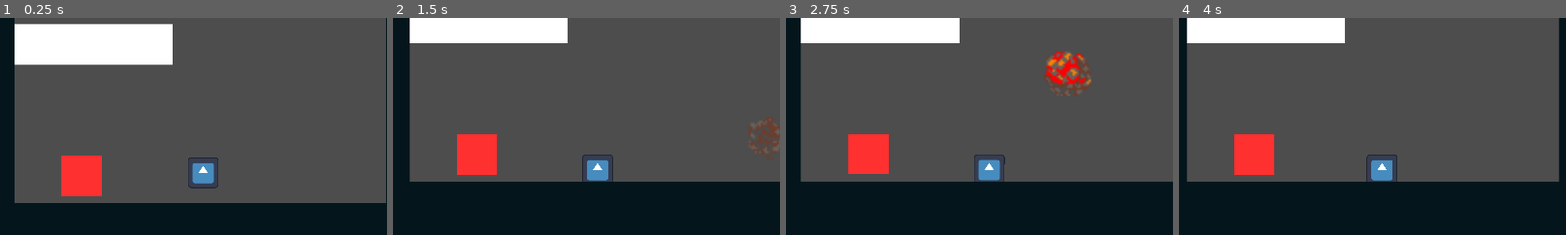
Above: before the commit, frames 1-4 (left to right).
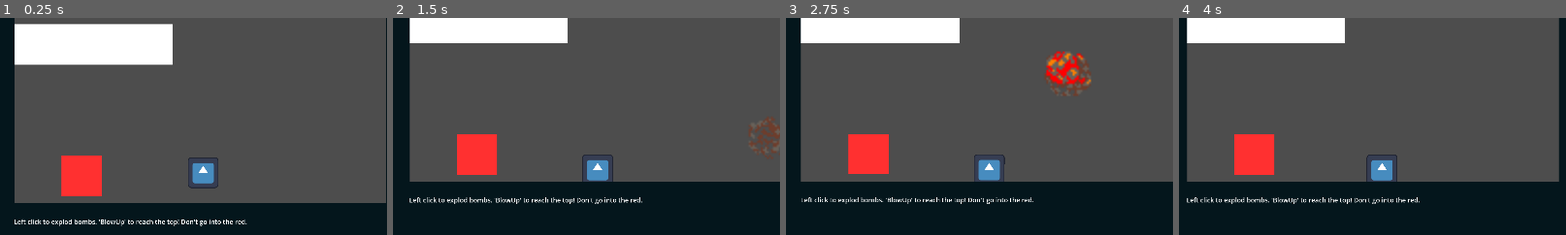
Above: after the commit, the same moments.

Repository: dandytron/BlowUP
Game: Godot game, scene res://scenes/main.tscn
Two runs of this game, one before a commit and one after it. Both use one fixed random seed, a clock stepped at 60 frames per second and the inputs below. The engine's default icon, where the game draws it, is replaced by a stand-in: a white triangle on a blue panel in a dark square.
Inputs (mouse positions are % of the whole screen's width and height, from its top left):
- Up to frame 1 (0.25 s): no input
- Up to frame 2 (1.5 s): tap Enter at 0.5, 1.25 s; move the mouse to (72, 45) at 0.52 s; click (72, 45) at 0.6 s; move the mouse to (30, 55) at 1.27 s; click (30, 55) at 1.35 s
- Up to frame 3 (2.75 s): tap Enter at 2 s; move the mouse to (60, 28) at 2.02 s; click (60, 28) at 2.1 s
- Up to frame 4 (4 s): tap Enter at 2.75, 3.5 s; move the mouse to (45, 70) at 2.77 s; click (45, 70) at 2.85 s; move the mouse to (80, 65) at 3.52 s; click (80, 65) at 3.6 s
The pictures show only the part of the screen within x 24-74%, y 15-65%; the shares and areas given below are measured in that part.

The runs differ from the first frame. In frame 1, 0.7% of the frame differs, in the area x 3-64%, y 92-96%; in frame 2, 0.7%; in frame 3, 0.5%; in frame 4, 0.7%.

Commit message:
Add 2 platforms and instructions

Diff:
--- a/scenes/main.tscn
+++ b/scenes/main.tscn
@@ -41,6 +41,12 @@
 [node name="Platform" parent="Platforms" instance=ExtResource("5_y4gxr")]
 position = Vector2(436, 294)
 
+[node name="Platform2" parent="Platforms" instance=ExtResource("5_y4gxr")]
+position = Vector2(1491, -831)
+
+[node name="Platform3" parent="Platforms" instance=ExtResource("5_y4gxr")]
+position = Vector2(953, -2036)
+
 [node name="Spikes" type="Node2D" parent="."]
 
 [node name="Spike" parent="Spikes" instance=ExtResource("4_hkkj7")]
@@ -77,3 +83,13 @@
 position = Vector2(1900, 1071)
 rotation = 4.71239
 shape = SubResource("WorldBoundaryShape2D_3souk")
+
+[node name="Node2D" type="Node2D" parent="."]
+
+[node name="RichTextLabel" type="RichTextLabel" parent="Node2D"]
+offset_left = 50.0
+offset_top = 1151.0
+offset_right = 2050.0
+offset_bottom = 1201.0
+theme_override_font_sizes/normal_font_size = 32
+text = "Left click to explod bombs. 'BlowUp' to reach the top! Don't go into the red."
